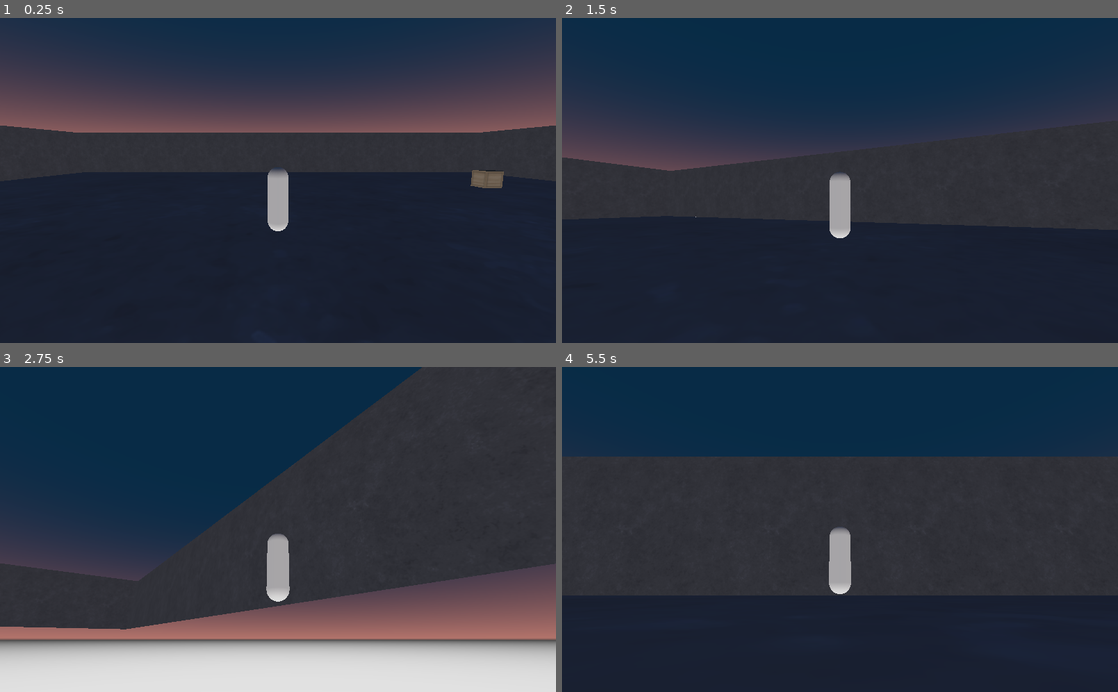
Above: before the commit, frames 1-4 (two rows, left to right).
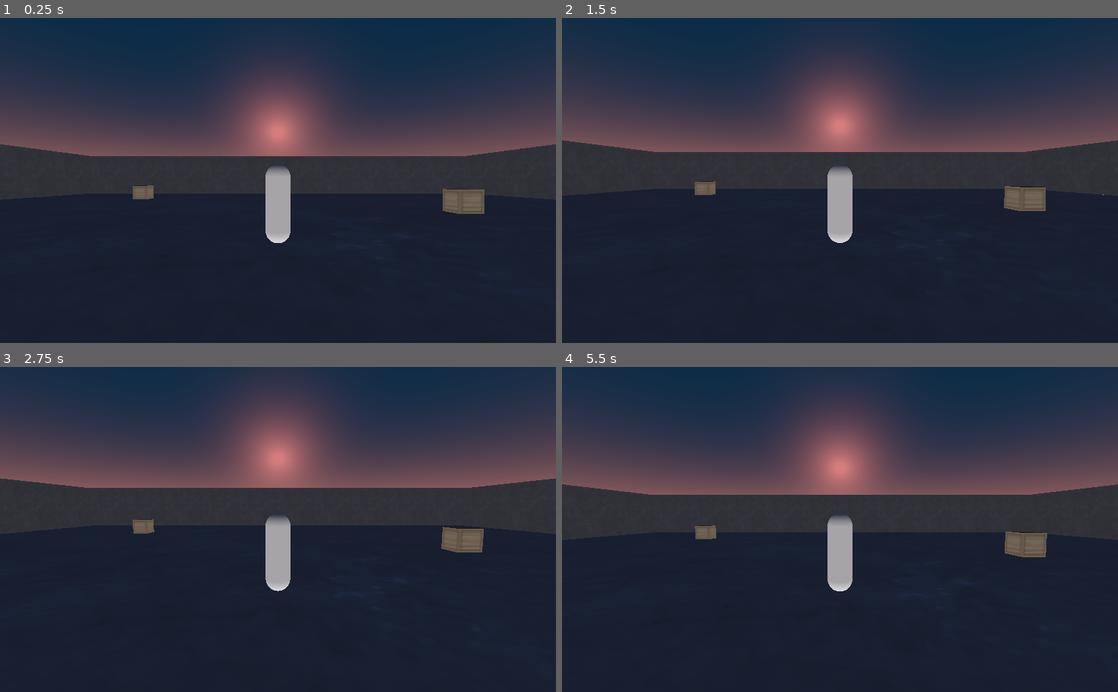
Above: after the commit, the same moments.

Repository: nathansmith339/3d-arpg
Game: Godot game, scene res://Main.tscn
Two runs of this game, one before a commit and one after it. Both use one fixed random seed, a clock stepped at 60 frames per second and the inputs below.
Inputs:
- Up to frame 1 (0.25 s): no input
- Up to frame 2 (1.5 s): hold Right (ui_right) 0.53-1.28 s; hold Down (ui_down) from 1.28 s (still down)
- Up to frame 3 (2.75 s): release Down (ui_down) at 2.03 s; hold Right (ui_right) from 2.03 s (still down)
- Up to frame 4 (5.5 s): release Right (ui_right) at 2.78 s; hold Up (ui_up) 2.78-3.53 s; hold Left (ui_left) 3.53-5.03 s; hold Down (ui_down) from 5.03 s (still down)

The runs differ from the first frame. In frame 1, 24% of the frame differs, in the area x 0-100%, y 14-70%; in frame 2, 26%; in frame 3, 65%, in the area x 0-100%, y 0-100%; in frame 4, 33%.

Commit message:
camera
Rewrote camera code for y axis.

Diff:
--- a/Camera.gd
+++ b/Camera.gd
@@ -1,36 +1,27 @@
 extends Camera
 
-var distance = 4
-var fixed = false
-var frozen = false
+var height = 0
 var target
-var outter
-var inner
+var vel = Vector3()
+var offset
+var distance = 5
 const UP = Vector3(0, 1, 0)
 
 func _ready():
-	target = get_parent().get_parent().get_parent()
-	outter = get_parent().get_parent()
-	inner = get_parent()
-
-	outter.set_physics_process(true)
-	outter.set_as_toplevel(true)
+	set_physics_process(true)
+	set_as_toplevel(true)
+	target = get_parent()
 
 func _physics_process(delta):
 	var hor_dir = (int(Input.is_action_pressed("ui_left")) * -1) + int(Input.is_action_pressed("ui_right"))
 	var ver_dir = (int(Input.is_action_pressed("ui_up")) * -1) + int(Input.is_action_pressed("ui_down"))
 	if hor_dir != 0 || ver_dir != 0:
-		outter.set_as_toplevel(false)
-		target.rotate_y(hor_dir * .01)
-		inner.rotate_x(ver_dir * .01)
-	else:
-		outter.set_as_toplevel(true)
-
+		height = clamp(height + ver_dir * .01, -.9, 1)
+		pass
 	var target_pos = target.get_global_transform().origin
-	var outter_pos = outter.get_global_transform().origin
-	var offset = outter_pos - target_pos
-
-	offset = offset.normalized()
-	outter_pos = target_pos + offset
-
-	outter.look_at_from_position(outter_pos, target_pos, UP)
+	var self_pos = get_global_transform().origin
+	offset = self_pos - target_pos
+	offset.y = height
+	offset = offset.normalized() * distance
+	self_pos = target_pos + offset
+	look_at_from_position(self_pos, target_pos, UP)
--- a/Main.tscn
+++ b/Main.tscn
@@ -22,6 +22,7 @@
 
 [node name="Player" parent="." instance=ExtResource( 1 )]
 transform = Transform( 1, 0, 0, 0, 1, 0, 0, 0, 1, 0, 1.10516, 0 )
+velocity = Vector3( 0, 0, 0 )
 
 [node name="Level" type="Spatial" parent="."]
 
--- a/Player.tscn
+++ b/Player.tscn
@@ -27,11 +27,7 @@
 [node name="Target" type="Spatial" parent="."]
 transform = Transform( 1, 0, 0, 0, 1, 0, 0, 0, 1, 0, 0.5, 0 )
 
-[node name="Outter" type="Spatial" parent="Target"]
-
-[node name="Innter" type="Spatial" parent="Target/Outter"]
-
-[node name="Camera" type="Camera" parent="Target/Outter/Innter"]
+[node name="Camera" type="Camera" parent="Target"]
 transform = Transform( 1, 0, 0, 0, 1, 0, 0, 0, 1, 0, 0, 5 )
 current = true
 script = ExtResource( 2 )
